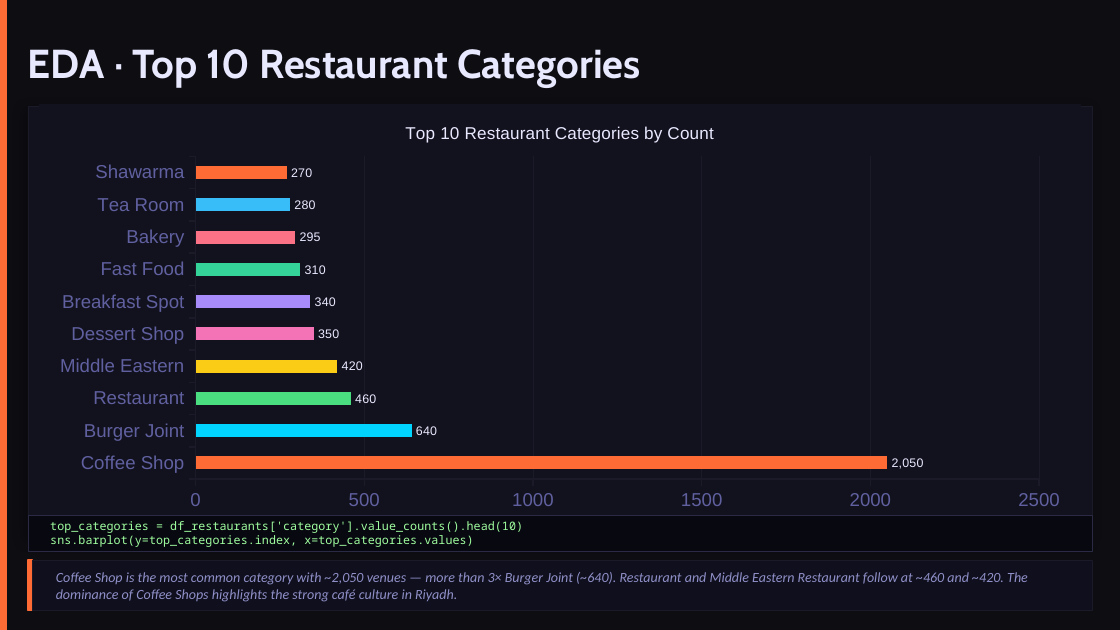
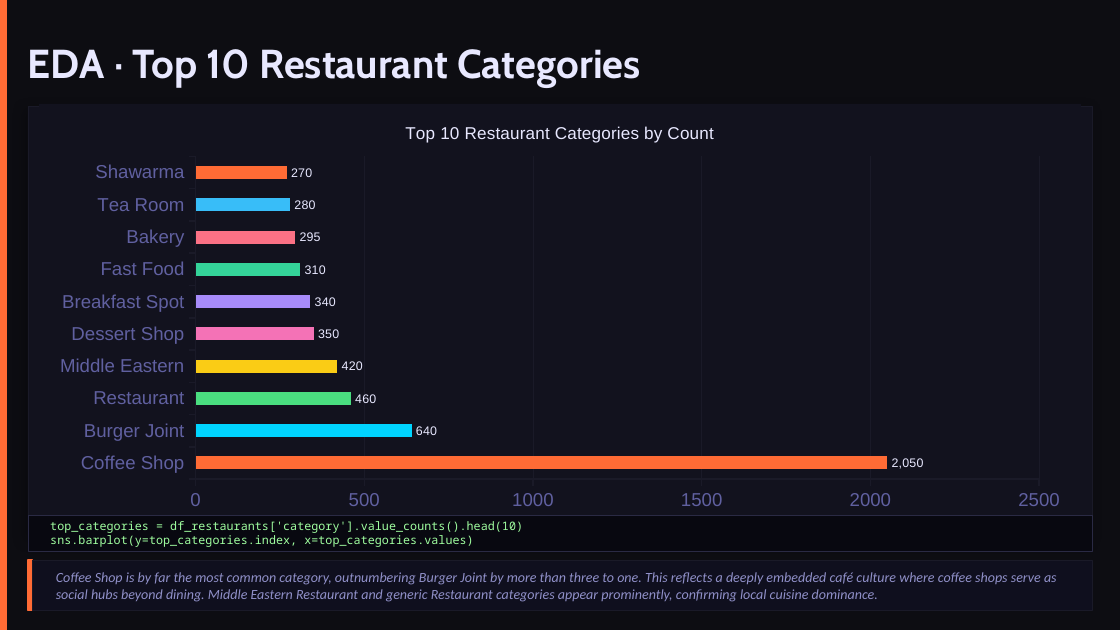
Before and after one commit to AbdulrahmanB-25/EDA_Project, a slide deck: slide 12 of presentation.pptx (slide 6 before the commit). Drawn at 1120x630 pixels with LibreOffice and Linux fonts; fonts in the diff are those of the drawing. Boxes give left, top, right and bottom in pixels: in the first picture for what was removed or moved away, otherwise in the second. Text is boxed around its words. In the diff, an @@ line names an element or a change of style, - is before the commit and + after.

```diff
--- a/presentation.pptx
+++ b/presentation.pptx
@@ text at (x1=56, y1=572, x2=1057, y2=602): text changed @@
-Coffee Shop is the most common category with ~2,050 venues — more than 3× Burger Joint (~640). Restaurant and Middle Eastern Restaurant follow at ~460 and ~420. The dominance of Coffee Shops highlights the strong café culture in Riyadh.
+Coffee Shop is by far the most common category, outnumbering Burger Joint by more than three to one. This reflects a deeply embedded café culture where coffee shops serve as social hubs beyond dining. Middle Eastern Restaurant and generic Restaurant categories appear prominently, confirming local cuisine dominance.
```
Also in this commit, not shown: 16 other slides changed, 7 slides added, 1 slide removed.
